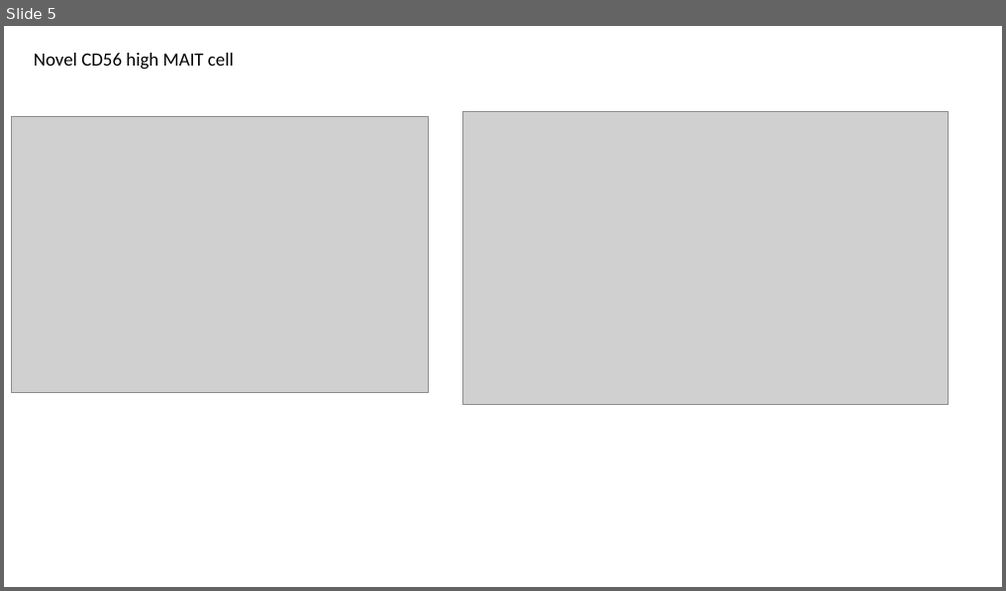
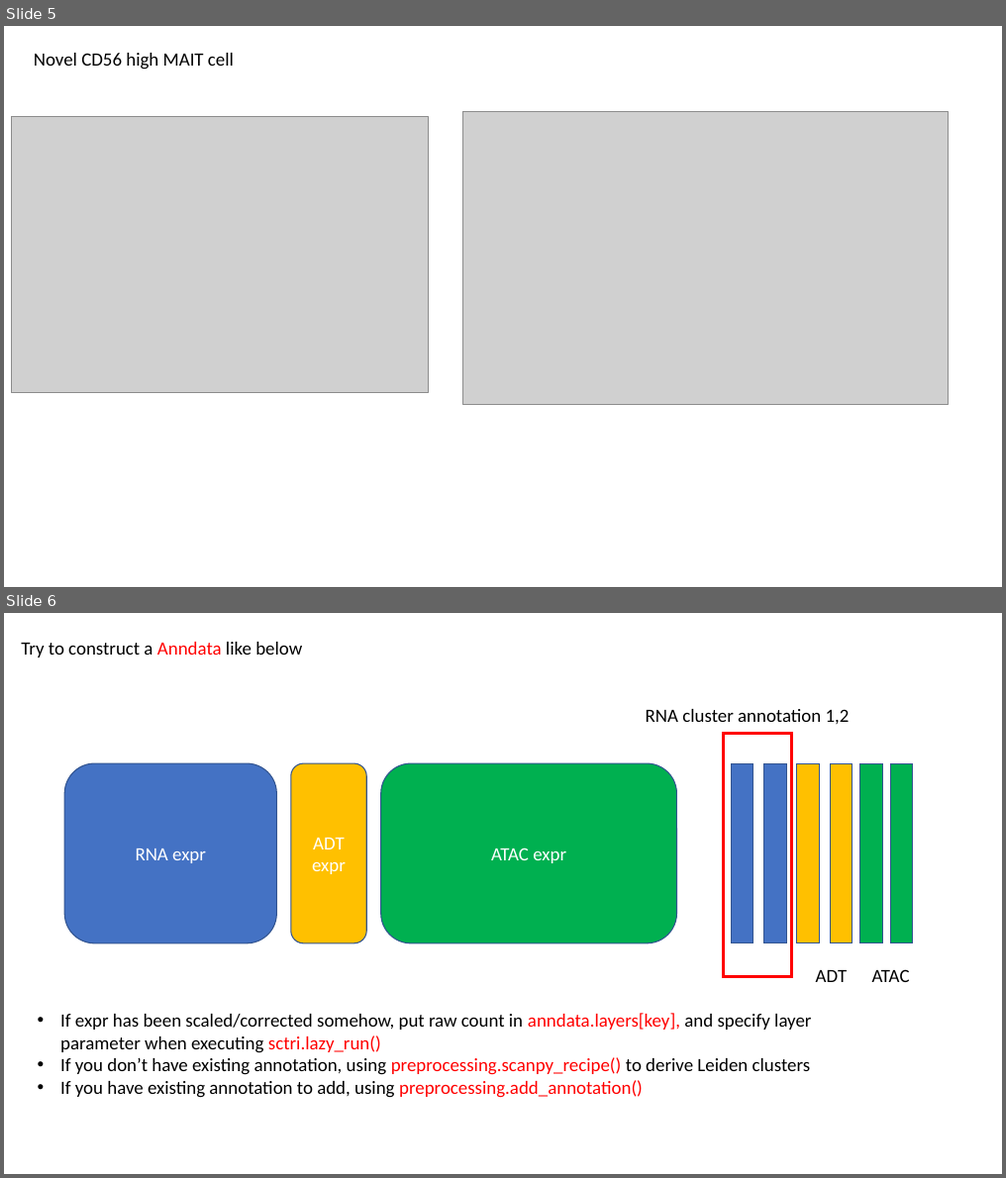
Before and after one commit to frankligy/scTriangulate, a slide deck: docs/_static/ppt/tutorial/multi_modal/doc.pptx. Shown one above the other, each under a label of ours: slide 5 before the commit, slides 5 and 6 after it. The pictures are 1006x591 and 1006x1178 pixels, drawn with LibreOffice and Linux fonts; fonts in the diff are those of the drawing; grey boxes stand for pictures. Boxes give left, top, right and bottom in pixels: in the first picture for what was removed or moved away, otherwise in the second. Text is boxed around its words. In the diff, an @@ line names an element or a change of style, - is before the commit and + after.

```diff
--- a/docs/_static/ppt/tutorial/multi_modal/doc.pptx
+++ b/docs/_static/ppt/tutorial/multi_modal/doc.pptx
@@ slide 6 added at [4,613,1002,1174], background #FFFFFF @@
@@ text added at [21,642,302,658], 18 pt, text #000000 @@
+Try to construct a Anndata like below
@@ text added at [646,709,849,724], 18 pt, text #000000 @@
+RNA cluster annotation 1,2
@@ rectangle added at [724,734,792,977], outline #FF0000 3 pt @@
@@ rounded rectangle added at [64,763,276,943], fill #4472C4, outline #325491 1 pt, 18 pt, text #FFFFFF @@
+RNA expr
@@ rounded rectangle added at [291,763,366,943], fill #FFC000, outline #325491 1 pt, 18 pt, text #FFFFFF @@
+ADT expr
@@ rounded rectangle added at [381,763,677,943], fill #00B050, outline #325491 1 pt, 18 pt, text #FFFFFF @@
+ATAC expr
@@ rectangle added at [731,763,753,943], fill #4472C4, outline #325491 1 pt @@
@@ rectangle added at [764,763,786,943], fill #4472C4, outline #325491 1 pt @@
@@ rectangle added at [798,763,820,943], fill #FFC000, outline #325491 1 pt @@
@@ rectangle added at [831,763,853,943], fill #FFC000, outline #325491 1 pt @@
@@ rectangle added at [860,763,883,943], fill #00B050, outline #325491 1 pt @@
@@ rectangle added at [891,763,914,943], fill #00B050, outline #325491 1 pt @@
@@ text added at [816,970,847,982], 18 pt, text #000000 @@
+ADT
@@ text added at [872,969,910,982], 18 pt, text #000000 @@
+ATAC
@@ text added at [60,1013,811,1098], 18 pt, text #000000 @@
+• If expr has been scaled/corrected somehow, put raw count in anndata.layers[key], and specify layer parameter when executing sctri.lazy_run()
+• If you don’t have existing annotation, using preprocessing.scanpy_recipe() to derive Leiden clusters
+• If you have existing annotation to add, using preprocessing.add_annotation()
```
Also in this commit, not shown: 3 other files.
